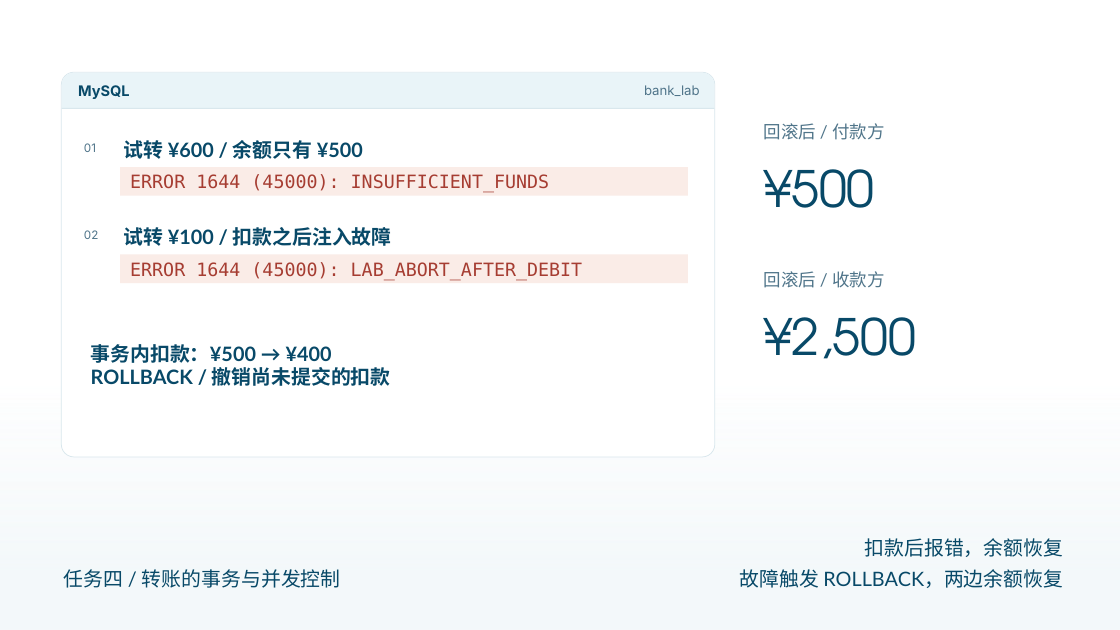
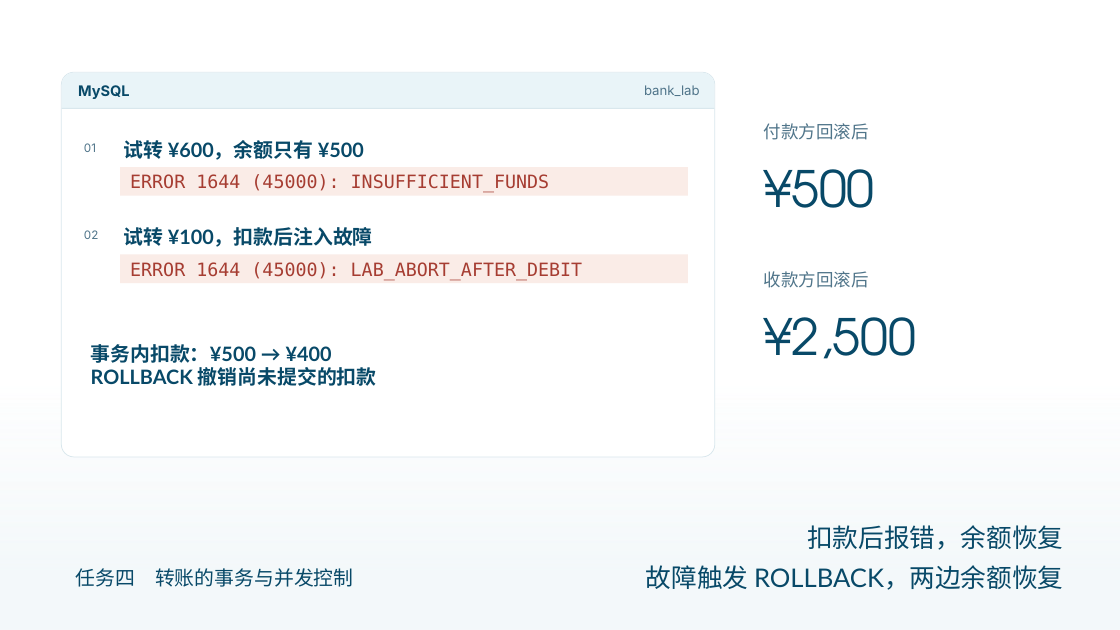
Before and after one commit to AurLemon/pageslip-demo, a slide deck: slide 5 of presentations/task-4-transactions.pptx. Drawn at 1120x630 pixels with LibreOffice and Linux fonts; fonts in the diff are those of the drawing. Boxes give left, top, right and bottom in pixels: in the first picture for what was removed or moved away, otherwise in the second. Text is boxed around its words. In the diff, an @@ line names an element or a change of style, - is before the commit and + after.

```diff
--- a/presentations/task-4-transactions.pptx
+++ b/presentations/task-4-transactions.pptx
@@ text at (123,140,364,160): text changed @@
-试转 ¥600 / 余额只有 ¥500
+试转 ¥600，余额只有 ¥500
@@ text at (764,123,869,140): text changed @@
-回滚后 / 付款方
+付款方回滚后
@@ text at (123,227,373,247): text changed @@
-试转 ¥100 / 扣款之后注入故障
+试转 ¥100，扣款后注入故障
@@ text at (764,271,869,288): text changed @@
-回滚后 / 收款方
+收款方回滚后
@@ text at (91,367,377,386): text changed @@
-ROLLBACK / 撤销尚未提交的扣款
+ROLLBACK 撤销尚未提交的扣款
@@ text "扣款后报错，余额恢复" at (807,525,1063,550): size 17 to 22 pt @@
@@ text "扣款后报错，余额恢复": place and size @@
-text "扣款后报错，余额恢复" at (865,538,1064,557)
+text "扣款后报错，余额恢复" at (807,525,1063,550)
@@ text at (76,568,354,587): text changed @@
-任务四 / 转账的事务与并发控制
+任务四 转账的事务与并发控制
@@ text "故障触发 ROLLBACK，两边余额恢复" at (646,565,1063,590): size 17 to 22 pt @@
```
Also in this commit, not shown: 21 other slides changed, 1 other file.
